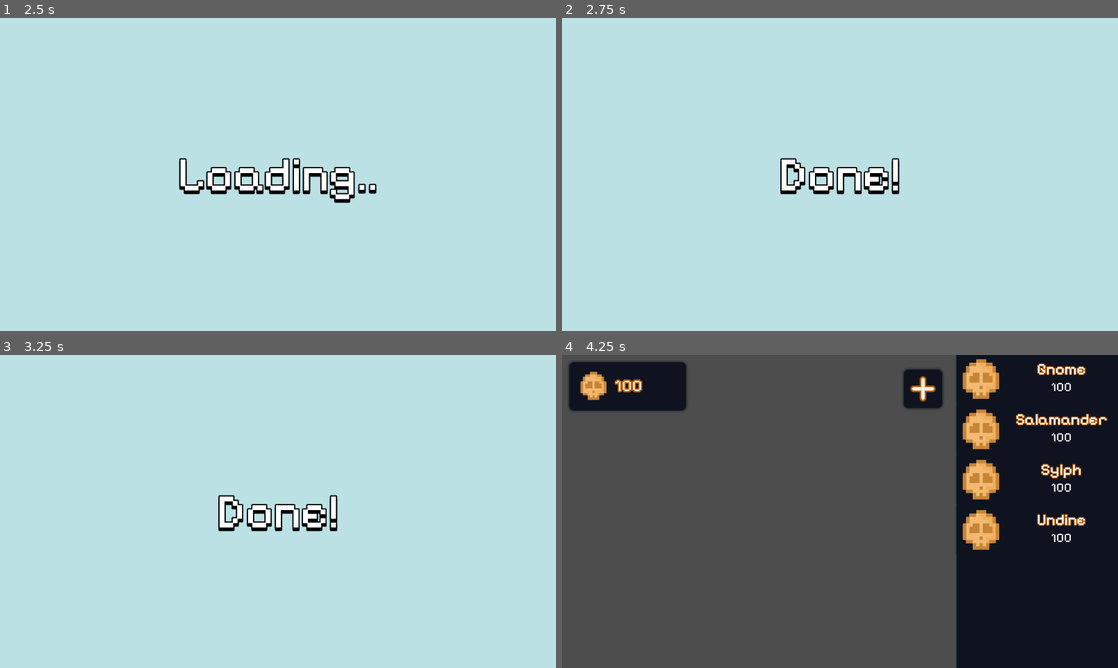
Above: before the commit, frames 1-4 (two rows, left to right).
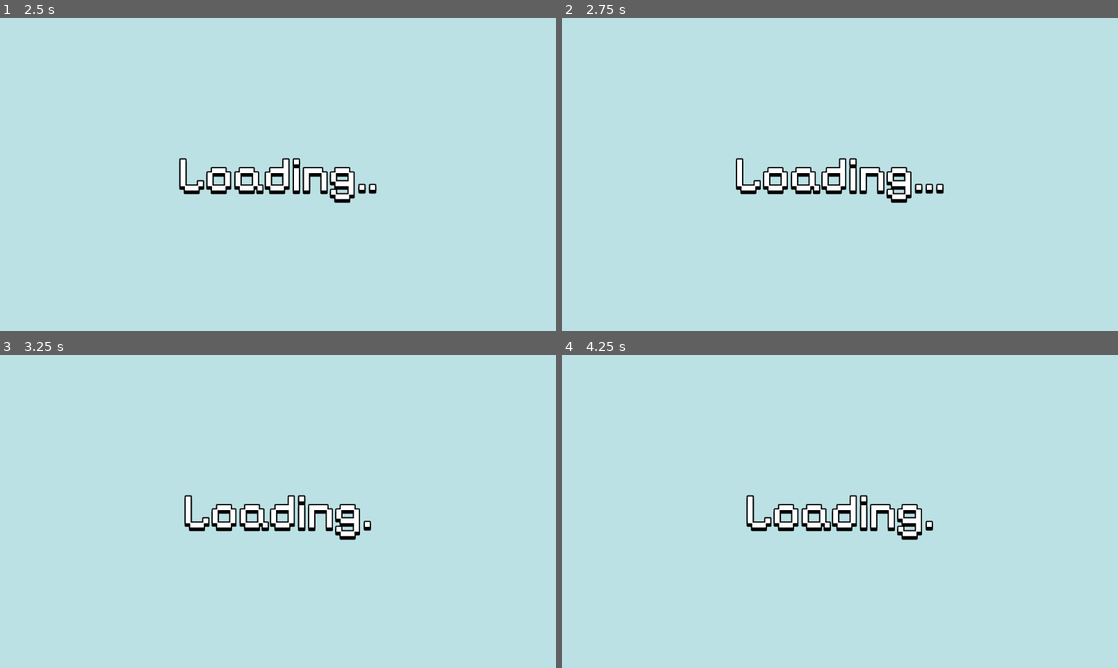
Above: after the commit, the same moments.

Repository: verstraate/monster-daycare
Game: Godot game, scene res://_Scenes/MainMenu/main_menu.tscn
The game is run twice, just before and just after one commit, with the same random seed, the same clock (stepped at 60 frames per second) and the same inputs.
Inputs (mouse positions are in pixels of both pictures, inside the frame that each line leads up to):
- Up to frame 1 (2.5 s): click (278, 174) at 0.5 s; click "Gnome" at 1.25 s; click "Salamander" at 2 s
- Up to frame 2 (2.75 s): no input
- Up to frame 3 (3.25 s): click "Sylph" at 2.75 s
- Up to frame 4 (4.25 s): click "Undine" at 3.5 s

Frame 1 is identical in both runs. In frame 2, 2.5% of the frame differs, in the area x 31-69%, y 44-60%; in frame 3, 2.4%; in frame 4, 100%, in the area x 0-100%, y 0-100%.
Error after the commit: Parse Error: Too many arguments for "setup_enclosure()" call. Expected at most 1 but received 2. (res://_Scenes/UI/enclosure_manager.gd:45)

Commit message:
feat: Added game state loading if save file exists

Diff:
--- a/Scripts/SaveGame.gd
+++ b/Scripts/SaveGame.gd
@@ -1,4 +1,15 @@
 extends Node2D
+
+var keys_to_ignore: Array[String] = [
+	"filename",
+	"parent",
+	"path",
+	"pos_x",
+	"pos_y",
+	"_save_time"
+]
+
+const MONSTER = preload("res://_Scenes/Monster/monster.tscn")
 
 func save_game() -> void:
 	var save_file = FileAccess.open("user://savegame.save", FileAccess.WRITE)
@@ -15,4 +26,71 @@
 		save_file.store_line(json_string)
 
 func load_game() -> void:
-	pass
+	var save_file_path: String = "user://savegame.save"
+	if not FileAccess.file_exists(save_file_path):
+		print("Save file doesn't exist, skipped loading.")
+		return
+
+	var line_count: int = 1
+	var save_file: FileAccess = FileAccess.open(save_file_path, FileAccess.READ)
+	while save_file.get_position() < save_file.get_length():
+		var json_string: String = save_file.get_line()
+
+		var json: JSON = JSON.new()
+		var parse_result = json.parse(json_string)
+
+		if not parse_result == OK:
+			print('Error: %s in %s at line %d' % [json.get_error_message(), json_string, json.get_error_line()])
+			continue
+
+		var node_data: Dictionary = json.data
+
+		var new_object
+		if node_data.has("filename"):
+			new_object = load(node_data["filename"]).instantiate()
+
+			var parent = get_node(node_data["parent"])
+			if new_object is Enclosure and parent is EnclosureManager:
+				parent = parent as EnclosureManager
+				parent.add_child(new_object)
+				parent.enclosures.append(new_object)
+
+			new_object.position = Vector2(node_data["pos_x"], node_data["pos_y"])
+
+		if node_data.has("path"):
+			new_object = get_node(node_data["path"])
+
+		if not new_object:
+			print("Node not created nor retrieved at line %d, skipped." % [line_count])
+			continue
+
+		for i in node_data.keys():
+			if keys_to_ignore.has(i):
+				continue
+
+			if i == "_money":
+				_setup_money(node_data[i], new_object)
+				continue
+
+			if i == "monsters":
+				_setup_monsters(node_data[i], new_object)
+				continue
+
+			new_object.set(i, node_data[i])
+
+		line_count += 1
+
+func _setup_money(value: String, new_object: MoneyManager) -> void:
+	var money: IdleNumber = IdleNumber.new(value)
+	new_object._money = money
+
+func _setup_monsters(monsters: Array, new_object: Enclosure) -> void:
+	var monsters_to_add: Array[Monster] = []
+	for monster in monsters:
+		var new_monster: Monster = MONSTER.instantiate()
+		new_object.add_child(new_monster)
+		new_monster.position = Vector2(monster["pos_x"], monster["pos_y"])
+		new_monster.monster_data = load(monster["monster_data"]) as BaseMonster
+		monsters_to_add.append(new_monster)
+
+	new_object.monsters = monsters_to_add
--- a/_Scenes/Game/game.gd
+++ b/_Scenes/Game/game.gd
@@ -2,22 +2,25 @@
 
 @onready
 var _save_game_timer: Timer = $SaveGame
-var _ui_manager: UIManager
+@onready
+var _ui_manager: UIManager = $UI
+@onready
+var _money_manager: MoneyManager = $MoneyManager
+var _enclosure_manager: EnclosureManager
 
 func _ready() -> void:
 	get_tree().paused = true
-	#await SaveGame.load_game()
-	await get_tree().create_timer(2).timeout
-	get_tree().paused = false
 
-	for node in get_children():
-		if node is UIManager:
-			_ui_manager = node
+	SaveGame.load_game()
+
+	_ui_manager.update_money_label(_money_manager.get_money())
+	_enclosure_manager = get_tree().get_first_node_in_group("Enclosures")
+	_enclosure_manager.setup_enclosures_from_save()
 
 	_ui_manager.toggle_loading()
 
+	get_tree().paused = false
+
 func _on_save_game_timeout() -> void:
-	print('saving...')
 	SaveGame.save_game()
-	print('...saved!')
 	_save_game_timer.start()
--- a/_Scenes/Monster/monster.gd
+++ b/_Scenes/Monster/monster.gd
@@ -3,8 +3,10 @@
 
 var monster_data: BaseMonster
 
-func setup_monster(new_monster_data: BaseMonster):
-	monster_data = new_monster_data
+func setup_monster(new_monster_data: BaseMonster = null):
+	if new_monster_data != null:
+		monster_data = new_monster_data
 
-	texture = monster_data.sprite
-	name = monster_data.display_name
+	if monster_data != null:
+		texture = monster_data.sprite
+		name = monster_data.display_name
--- a/_Scenes/UI/enclosure_manager.gd
+++ b/_Scenes/UI/enclosure_manager.gd
@@ -39,6 +39,10 @@
 
 	if Input.is_action_just_released("press") and swiping:
 		swiping = false
+
+func setup_enclosures_from_save() -> void:
+	for enclosure in enclosures:
+		enclosure.setup_enclosure(null, true)
 
 func _add_enclosure(new_enclosure: BaseEnclosure = null) -> void:
 	var pos_mod: int = 0 if enclosures.size() == 0 else 1
